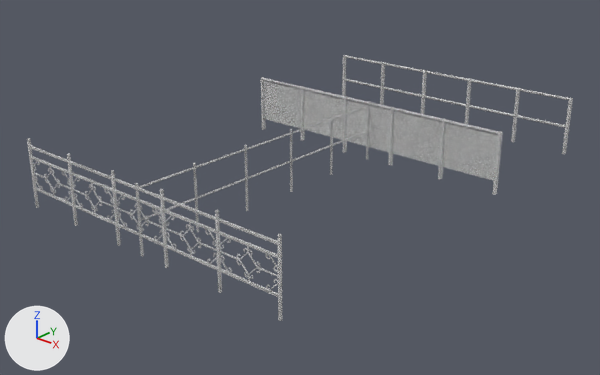
A saved change to the Blender file work/modular_tram_station.blend.
Rendered twice from a 50 mm camera at (9.8, -10.37, 5.8) aimed at (-0.13, 1.0, -0.29). The lights are fixed; the arrows at lower left show +X, +Y and +Z.

The scene before the commit, as lines of its bpy script (objects in view):
```python
me_cylinder = bpy.data.meshes.new('Cylinder')
me_cylinder.from_pydata(...)  # 4372 vertices, 4046 faces; spans x -3.03..3.03, y -3.03..6.04, z -0.22..1.1
me_cylinder.polygons.foreach_set('use_smooth', [True] * 4046)
me_cylinder.materials.append(mat_modutram_fences)
me_modutram_fence_6m_era_b_lod1 = bpy.data.meshes.new('modutram_fence_6m_era_b_lod1')
me_modutram_fence_6m_era_b_lod1.from_pydata(...)  # 128 vertices, 76 faces; spans x -0.03..0.03, y -3.03..3.03, z -0.22..1.03
me_modutram_fence_6m_era_b_lod1.polygons.foreach_set('use_smooth', [True] * 76)
me_modutram_fence_6m_era_b_lod1.materials.append(mat_modutram_fences)
ob_fence_6m_era_b_lod1 = bpy.data.objects.new('fence_6m_era_b_lod1', me_modutram_fence_6m_era_b_lod1)
ob_fence_6m_era_b_lod1.location = (0.0, 0.0, 0.0)
_m = ob_fence_6m_era_b_lod1.modifiers.new('EdgeSplit', 'EDGE_SPLIT')
_m.split_angle = 1.222
ob_fences = bpy.data.objects.new('fences', me_cylinder)
ob_fences.location = (0.0, 0.0, 0.0)
_m = ob_fences.modifiers.new('EdgeSplit', 'EDGE_SPLIT')
_m.split_angle = 1.222
```
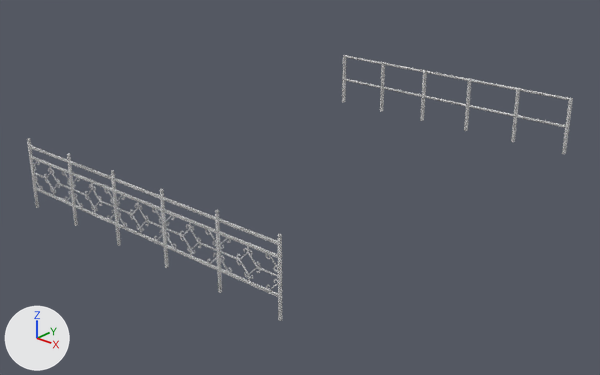
Commit message: add 6m fence era b

What differs and where, as boxes [x1, y1, x2, y2] in the pictures (600 x 375 px):
'fence_6m_era_b_lod1', hidden: before [135, 102, 370, 256]
part 1 of me_cylinder, deleted: before [261, 77, 503, 195]

What the commit changed:
me_cylinder is used by ob_fences; location (0.0, 0.0, 0.0).
me_cylinder had 4372 vertices, 4046 faces and spanned x -3.03..3.03, y -3.03..6.04, z -0.22..1.1.
me_cylinder now has 4008 vertices, 3804 faces and spans x -3.03..3.03, y -3.03..6.04, z -0.22..1.1.
me_cylinder part 1: 36 loose pieces with 364 vertices, spanning x -3.02..3.03, y 2.96..3.04, z -0.2..1.04, are deleted.
Object 'fence_6m_era_b_lod1' (ob_fence_6m_era_b_lod1) is now hidden.
